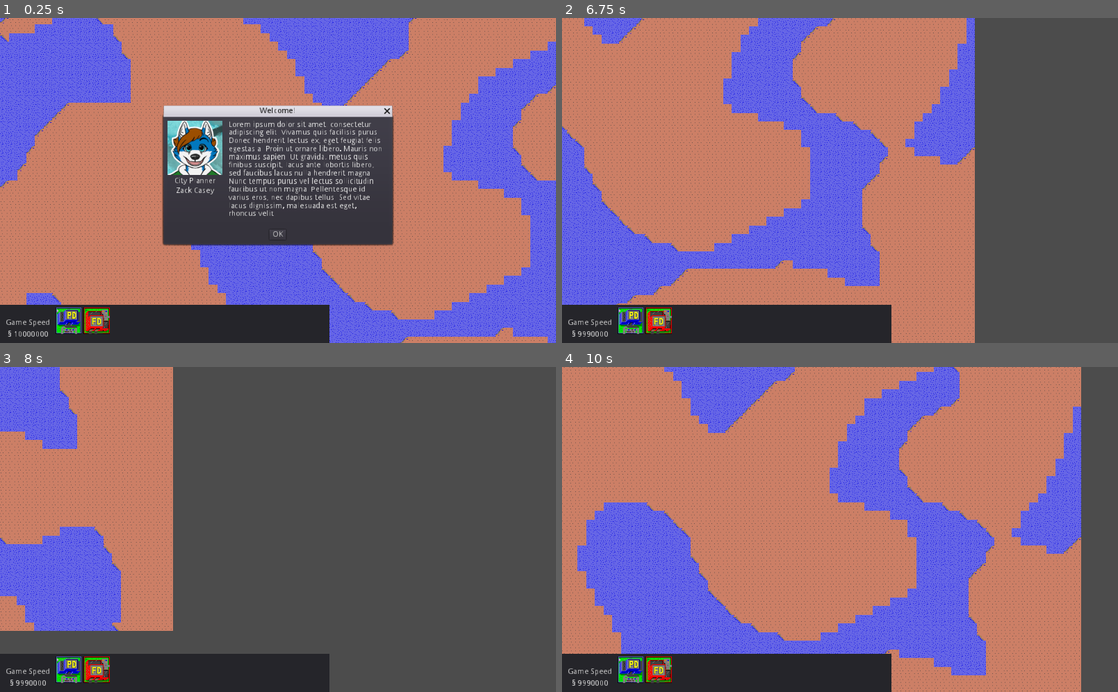
Above: before the commit, frames 1-4 (two rows, left to right).
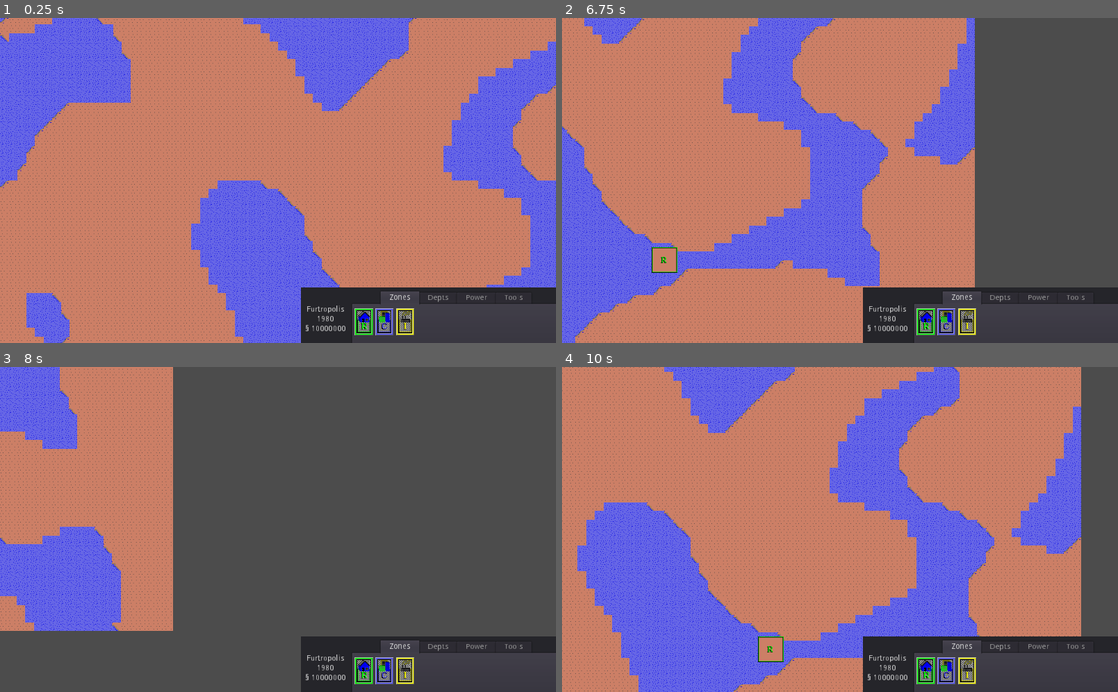
Above: after the commit, the same moments.

Repository: tonytins/citylimits
Game: Godot game, scene res://scenes/game.tscn
Same seed, same stepped clock (60 frames per second), same inputs: the game is played once before the commit and once after it.
Inputs (mouse positions are in pixels of both pictures, inside the frame that each line leads up to):
- Up to frame 1 (0.25 s): no input
- Up to frame 2 (6.75 s): click (923, 326) at 0.52 s; click (945, 326) at 1.27 s; click (589, 323) at 2 s, where only the run before the commit has a clickable "Game Speed"; click (967, 326) at 2.77 s; click (628, 326) at 3.52 s; click (656, 326) at 4.27 s; click (840, 235) at 5 s, where only the run before the commit has a clickable "OK"; tap Enter at 5.75 s; move the mouse to (962, 164) at 5.77 s; hold Right (ui_right) 5.78-6.53 s; hold Ctrl 5.78-6.53 s; click (962, 164) at 5.92 s; move the mouse to (728, 196) at 6.52 s; hold Down (ui_down) from 6.53 s (still down); tap Ctrl at 6.6 s; click (728, 196) at 6.67 s
- Up to frame 3 (8 s): move the mouse to (333, 458) at 7.27 s; release Down (ui_down) at 7.28 s; hold Right (ui_right) from 7.28 s (still down); hold Ctrl from 7.28 s (still down); click (333, 458) at 7.42 s
- Up to frame 4 (10 s): move the mouse to (812, 594) at 8.02 s; release Right (ui_right) at 8.03 s; release Ctrl at 8.03 s; hold Up (ui_up) 8.03-8.78 s; tap Ctrl at 8.1, 9.6 s; click (812, 594) at 8.17 s; move the mouse to (1006, 578) at 8.77 s; hold Ctrl 8.78-9.53 s; hold Left (ui_left) from 8.78 s (still down); click (1006, 578) at 8.92 s; move the mouse to (673, 480) at 9.52 s; click (673, 480) at 9.67 s

The runs differ from the first frame. In frame 1, 32% of the frame differs, in the area x 0-100%, y 26-100%; in frame 2, 11%; in frame 3, 9.6%; in frame 4, 13%.

Commit message:
Menu sprites from Micropolis
- Removed UI from ZC's Dress Up (may return in a later time)
- Power stations
- Simplified UI
- Time now works
- Income and expenses

Diff:
--- a/project.godot
+++ b/project.godot
@@ -27,7 +27,7 @@
 
 [display]
 
-window/size/resizable=false
+window/energy_saving/keep_screen_on=false
 window/stretch/mode="2d"
 window/stretch/aspect="keep"
 
--- a/scenes/Zone.tscn
+++ /dev/null
@@ -1,43 +0,0 @@
-[gd_scene load_steps=5 format=2]
-
-[ext_resource path="res://scripts/Zone.gd" type="Script" id=1]
-[ext_resource path="res://sprites/res_zones.png" type="Texture" id=2]
-
-[sub_resource type="RectangleShape2D" id=1]
-extents = Vector2( 24.1295, 23.9406 )
-
-[sub_resource type="Animation" id=2]
-resource_name = "Animante"
-length = 5.0
-step = 1.0
-tracks/0/type = "value"
-tracks/0/path = NodePath("Sprite:frame")
-tracks/0/interp = 1
-tracks/0/loop_wrap = true
-tracks/0/imported = false
-tracks/0/enabled = true
-tracks/0/keys = {
-"times": PoolRealArray( 0, 1, 2, 3, 4 ),
-"transitions": PoolRealArray( 1, 1, 1, 1, 1 ),
-"update": 1,
-"values": [ 1, 2, 3, 4, 6 ]
-}
-
-[node name="Zone" type="KinematicBody2D"]
-input_pickable = true
-script = ExtResource( 1 )
-
-[node name="Quarters" type="Timer" parent="."]
-wait_time = 10.0
-
-[node name="Sprite" type="Sprite" parent="."]
-texture = ExtResource( 2 )
-vframes = 19
-
-[node name="CollisionShape2D" type="CollisionShape2D" parent="."]
-shape = SubResource( 1 )
-
-[node name="AnimationPlayer" type="AnimationPlayer" parent="."]
-anims/Animante = SubResource( 2 )
-
-[connection signal="timeout" from="Quarters" to="." method="_on_Quarters_timeout"]
--- a/scenes/game.tscn
+++ b/scenes/game.tscn
@@ -1,14 +1,32 @@
-[gd_scene load_steps=7 format=2]
+[gd_scene load_steps=21 format=2]
 
 [ext_resource path="res://scenes/Map.tscn" type="PackedScene" id=1]
 [ext_resource path="res://scenes/Advise.tscn" type="PackedScene" id=2]
 [ext_resource path="res://scripts/city_status.gd" type="Script" id=3]
-[ext_resource path="res://scripts/gameplay.gd" type="Script" id=4]
-[ext_resource path="res://sprites/police.png" type="Texture" id=5]
-[ext_resource path="res://sprites/firestation.png" type="Texture" id=6]
-
-[node name="Game" type="Node"]
-script = ExtResource( 4 )
+[ext_resource path="res://sprites/ui/icpolhi.png" type="Texture" id=4]
+[ext_resource path="res://sprites/ui/iccom.png" type="Texture" id=5]
+[ext_resource path="res://sprites/ui/icfirehi.png" type="Texture" id=6]
+[ext_resource path="res://sprites/ui/icdozrhi.png" type="Texture" id=7]
+[ext_resource path="res://sprites/ui/iccomhi.png" type="Texture" id=8]
+[ext_resource path="res://sprites/ui/icres.png" type="Texture" id=9]
+[ext_resource path="res://sprites/ui/icreshi.png" type="Texture" id=10]
+[ext_resource path="res://sprites/ui/icfire.png" type="Texture" id=11]
+[ext_resource path="res://sprites/ui/icindhi.png" type="Texture" id=12]
+[ext_resource path="res://sprites/ui/icind.png" type="Texture" id=13]
+[ext_resource path="res://sprites/ui/icqryhi.png" type="Texture" id=14]
+[ext_resource path="res://sprites/ui/icqry.png" type="Texture" id=15]
+[ext_resource path="res://sprites/ui/icpol.png" type="Texture" id=16]
+[ext_resource path="res://sprites/ui/icdozr.png" type="Texture" id=17]
+[ext_resource path="res://sprites/ui/iccoalhi.png" type="Texture" id=18]
+[ext_resource path="res://sprites/ui/iccoal.png" type="Texture" id=19]
+[ext_resource path="res://scripts/game.gd" type="Script" id=20]
+
+[node name="Game" type="Node2D"]
+script = ExtResource( 20 )
+
+[node name="Quarters" type="Timer" parent="."]
+wait_time = 15.0
+autostart = true
 
 [node name="Map" parent="." instance=ExtResource( 1 )]
 
@@ -17,6 +35,10 @@
 [node name="GUI" type="Control" parent="Controls"]
 anchor_right = 1.0
 anchor_bottom = 1.0
+margin_left = 0.518677
+margin_top = 2.77234
+margin_right = 0.518677
+margin_bottom = 2.77234
 __meta__ = {
 "_edit_use_anchors_": false
 }
@@ -24,75 +46,203 @@
 [node name="AdvsiorNotice" parent="Controls/GUI" instance=ExtResource( 2 )]
 
 [node name="Status" type="Panel" parent="Controls/GUI"]
-anchor_top = 0.883459
-anchor_right = 0.592773
-anchor_bottom = 1.00179
+anchor_left = 0.540039
+anchor_top = 0.825
+anchor_right = 1.00781
+anchor_bottom = 1.01167
 __meta__ = {
 "_edit_use_anchors_": true
 }
 
-[node name="Toolbar" type="HBoxContainer" parent="Controls/GUI/Status"]
-anchor_left = 0.00823723
-anchor_top = 0.0704225
-anchor_right = 0.98682
-anchor_bottom = 1.0
-__meta__ = {
-"_edit_use_anchors_": true
-}
-
-[node name="Status" type="VBoxContainer" parent="Controls/GUI/Status/Toolbar"]
-margin_right = 93.0
-margin_bottom = 65.0
+[node name="Cotnainer" type="HSplitContainer" parent="Controls/GUI/Status"]
+anchor_right = 1.0
+anchor_bottom = 1.0
+margin_left = 8.0
+margin_top = 4.0
+dragger_visibility = 1
+__meta__ = {
+"_edit_use_anchors_": false
+}
+
+[node name="Status" type="VBoxContainer" parent="Controls/GUI/Status/Cotnainer"]
+margin_right = 66.0
+margin_bottom = 108.0
+alignment = 1
 script = ExtResource( 3 )
 __meta__ = {
-"_edit_use_anchors_": true
-}
-
-[node name="CityNameLbl" type="Label" parent="Controls/GUI/Status/Toolbar/Status"]
-margin_right = 93.0
-margin_bottom = 14.0
+"_edit_use_anchors_": false
+}
+
+[node name="CityNameLbl" type="Label" parent="Controls/GUI/Status/Cotnainer/Status"]
+margin_top = 29.0
+margin_right = 66.0
+margin_bottom = 43.0
 text = "City Name"
 align = 1
 
-[node name="GameSpeed" type="MenuButton" parent="Controls/GUI/Status/Toolbar/Status"]
-margin_top = 18.0
-margin_right = 93.0
-margin_bottom = 38.0
-focus_mode = 2
-text = "Game Speed"
-items = [ "Slow", null, 0, false, false, 0, 0, null, "", false, "Medium", null, 0, false, false, 1, 0, null, "", false, "Fast", null, 0, false, false, 2, 0, null, "", false ]
-
-[node name="Money" type="HBoxContainer" parent="Controls/GUI/Status/Toolbar/Status"]
-margin_top = 42.0
-margin_right = 93.0
-margin_bottom = 56.0
+[node name="YearLbl" type="Label" parent="Controls/GUI/Status/Cotnainer/Status"]
+margin_top = 47.0
+margin_right = 66.0
+margin_bottom = 61.0
+text = "2000"
+align = 1
+
+[node name="Money" type="HBoxContainer" parent="Controls/GUI/Status/Cotnainer/Status"]
+margin_top = 65.0
+margin_right = 66.0
+margin_bottom = 79.0
 alignment = 1
 __meta__ = {
 "_edit_use_anchors_": false
 }
 
-[node name="CurrencyLbl" type="Label" parent="Controls/GUI/Status/Toolbar/Status/Money"]
-margin_left = 36.0
-margin_right = 43.0
+[node name="CurrencyLbl" type="Label" parent="Controls/GUI/Status/Cotnainer/Status/Money"]
+margin_left = 23.0
+margin_right = 30.0
 margin_bottom = 14.0
 text = "§"
 
-[node name="MoneyLbl" type="Label" parent="Controls/GUI/Status/Toolbar/Status/Money"]
-margin_left = 47.0
-margin_right = 56.0
+[node name="MoneyLbl" type="Label" parent="Controls/GUI/Status/Cotnainer/Status/Money"]
+margin_left = 34.0
+margin_right = 42.0
 margin_bottom = 14.0
-text = "#"
-
-[node name="PoliceBtn" type="TextureButton" parent="Controls/GUI/Status/Toolbar"]
-margin_left = 97.0
-margin_right = 145.0
-margin_bottom = 65.0
+text = "0"
+
+[node name="Toolbar" type="Panel" parent="Controls/GUI/Status/Cotnainer"]
+margin_left = 78.0
+margin_right = 471.0
+margin_bottom = 108.0
+__meta__ = {
+"_edit_use_anchors_": false
+}
+
+[node name="Tabs" type="TabContainer" parent="Controls/GUI/Status/Cotnainer/Toolbar"]
+anchor_left = 0.00118311
+anchor_top = 0.0191102
+anchor_right = 1.00118
+anchor_bottom = 1.01911
+margin_top = -4.76837e-07
+__meta__ = {
+"_edit_use_anchors_": true
+}
+
+[node name="Zones" type="Tabs" parent="Controls/GUI/Status/Cotnainer/Toolbar/Tabs"]
+anchor_right = 1.0
+anchor_bottom = 1.0
+margin_left = 4.0
+margin_top = 32.0
+margin_right = -4.0
+margin_bottom = -4.0
+
+[node name="ZoneCtr" type="HBoxContainer" parent="Controls/GUI/Status/Cotnainer/Toolbar/Tabs/Zones"]
+anchor_right = 1.0
+anchor_bottom = 1.0
+__meta__ = {
+"_edit_use_anchors_": false
+}
+
+[node name="ResBtn" type="TextureButton" parent="Controls/GUI/Status/Cotnainer/Toolbar/Tabs/Zones/ZoneCtr"]
+margin_right = 34.0
+margin_bottom = 71.0
+texture_normal = ExtResource( 9 )
+texture_pressed = ExtResource( 10 )
+
+[node name="ComBtn" type="TextureButton" parent="Controls/GUI/Status/Cotnainer/Toolbar/Tabs/Zones/ZoneCtr"]
+margin_left = 38.0
+margin_right = 72.0
+margin_bottom = 71.0
 texture_normal = ExtResource( 5 )
-
-[node name="FireBtn" type="TextureButton" parent="Controls/GUI/Status/Toolbar"]
-margin_left = 149.0
-margin_right = 197.0
-margin_bottom = 65.0
+texture_pressed = ExtResource( 8 )
+
+[node name="IndBtn" type="TextureButton" parent="Controls/GUI/Status/Cotnainer/Toolbar/Tabs/Zones/ZoneCtr"]
+margin_left = 76.0
+margin_right = 110.0
+margin_bottom = 71.0
+texture_normal = ExtResource( 13 )
+texture_pressed = ExtResource( 12 )
+
+[node name="Depts" type="Tabs" parent="Controls/GUI/Status/Cotnainer/Toolbar/Tabs"]
+visible = false
+anchor_right = 1.0
+anchor_bottom = 1.0
+margin_left = 4.0
+margin_top = 32.0
+margin_right = -4.0
+margin_bottom = -4.0
+
+[node name="DepCtr" type="HBoxContainer" parent="Controls/GUI/Status/Cotnainer/Toolbar/Tabs/Depts"]
+anchor_left = -0.00119347
+anchor_right = 0.998807
+anchor_bottom = 1.0
+__meta__ = {
+"_edit_use_anchors_": false
+}
+
+[node name="PoliceBtn" type="TextureButton" parent="Controls/GUI/Status/Cotnainer/Toolbar/Tabs/Depts/DepCtr"]
+margin_right = 34.0
+margin_bottom = 75.0
+texture_normal = ExtResource( 4 )
+texture_pressed = ExtResource( 16 )
+
+[node name="FireBtn" type="TextureButton" parent="Controls/GUI/Status/Cotnainer/Toolbar/Tabs/Depts/DepCtr"]
+margin_left = 38.0
+margin_right = 72.0
+margin_bottom = 75.0
 texture_normal = ExtResource( 6 )
-
-[connection signal="pressed" from="Controls/GUI/Status/Toolbar/PoliceBtn" to="Map" method="_on_PoliceBtn_pressed"]
+texture_pressed = ExtResource( 11 )
+
+[node name="Power" type="Tabs" parent="Controls/GUI/Status/Cotnainer/Toolbar/Tabs"]
+visible = false
+anchor_right = 1.0
+anchor_bottom = 1.0
+margin_left = 4.0
+margin_top = 32.0
+margin_right = -4.0
+margin_bottom = -4.0
+
+[node name="PowerCtr" type="HBoxContainer" parent="Controls/GUI/Status/Cotnainer/Toolbar/Tabs/Power"]
+margin_right = 40.0
+margin_bottom = 40.0
+
+[node name="CoalBtn" type="TextureButton" parent="Controls/GUI/Status/Cotnainer/Toolbar/Tabs/Power/PowerCtr"]
+margin_left = 75.7088
+margin_right = 117.709
+margin_bottom = 75.0
+texture_normal = ExtResource( 19 )
+texture_pressed = ExtResource( 18 )
+
+[node name="Tools" type="Tabs" parent="Controls/GUI/Status/Cotnainer/Toolbar/Tabs"]
+visible = false
+anchor_right = 1.0
+anchor_bottom = 1.0
+margin_left = 4.0
+margin_top = 32.0
+margin_right = -4.0
+margin_bottom = -4.0
+
+[node name="ToolsCtr" type="HBoxContainer" parent="Controls/GUI/Status/Cotnainer/Toolbar/Tabs/Tools"]
+anchor_right = 5.875
+anchor_bottom = 2.45833
+__meta__ = {
+"_edit_use_anchors_": true
+}
+
+[node name="InfoBtn" type="TextureButton" parent="Controls/GUI/Status/Cotnainer/Toolbar/Tabs/Tools/ToolsCtr"]
+margin_right = 34.0
+margin_bottom = 59.0
+texture_normal = ExtResource( 15 )
+texture_pressed = ExtResource( 14 )
+
+[node name="BulldozeBtn" type="TextureButton" parent="Controls/GUI/Status/Cotnainer/Toolbar/Tabs/Tools/ToolsCtr"]
+margin_left = 38.0
+margin_right = 72.0
+margin_bottom = 59.0
+texture_normal = ExtResource( 17 )
+texture_pressed = ExtResource( 7 )
+__meta__ = {
+"_edit_use_anchors_": false
+}
+
+[connection signal="timeout" from="Quarters" to="." method="_on_Quarters_timeout"]
+[connection signal="pressed" from="Controls/GUI/Status/Cotnainer/Toolbar/Tabs/Zones/ZoneCtr/ResBtn" to="Map" method="_on_ResBtn_pressed"]
+[connection signal="pressed" from="Controls/GUI/Status/Cotnainer/Toolbar/Tabs/Power/PowerCtr/CoalBtn" to="Map" method="_on_CoalBtn_pressed"]
--- /dev/null
+++ b/scenes/zones/Coal.tscn
@@ -0,0 +1,47 @@
+[gd_scene load_steps=5 format=2]
+
+[ext_resource path="res://scripts/zone.gd" type="Script" id=1]
+[ext_resource path="res://sprites/coal.png" type="Texture" id=2]
+
+[sub_resource type="RectangleShape2D" id=1]
+extents = Vector2( 24.1295, 23.9406 )
+
+[sub_resource type="Animation" id=2]
+resource_name = "Animante"
+length = 5.0
+loop = true
+step = 1.0
+tracks/0/type = "value"
+tracks/0/path = NodePath("Sprite:frame")
+tracks/0/interp = 1
+tracks/0/loop_wrap = true
+tracks/0/imported = false
+tracks/0/enabled = true
+tracks/0/keys = {
+"times": PoolRealArray( 0, 1, 2, 3, 4 ),
+"transitions": PoolRealArray( 1, 1, 1, 1, 1 ),
+"update": 1,
+"values": [ 1, 2, 3, 4, 6 ]
+}
+
+[node name="Power" type="KinematicBody2D"]
+input_pickable = true
+script = ExtResource( 1 )
+cost = 5000
+expense = 250
+power_station = 0
+
+[node name="Quarters" type="Timer" parent="."]
+wait_time = 10.0
+
+[node name="Sprite" type="Sprite" parent="."]
+texture = ExtResource( 2 )
+
+[node name="CollisionShape2D" type="CollisionShape2D" parent="."]
+shape = SubResource( 1 )
+
+[node name="AnimationPlayer" type="AnimationPlayer" parent="."]
+playback_speed = 5.0
+anims/Animante = SubResource( 2 )
+
+[connection signal="timeout" from="Quarters" to="." method="_on_Quarters_timeout"]
--- /dev/null
+++ b/scenes/zones/Zone.tscn
@@ -0,0 +1,45 @@
+[gd_scene load_steps=5 format=2]
+
+[ext_resource path="res://scripts/zone.gd" type="Script" id=1]
+[ext_resource path="res://sprites/res_zones.png" type="Texture" id=2]
+
+[sub_resource type="RectangleShape2D" id=1]
+extents = Vector2( 24.1295, 23.9406 )
+
+[sub_resource type="Animation" id=2]
+resource_name = "Animante"
+length = 5.0
+step = 1.0
+tracks/0/type = "value"
+tracks/0/path = NodePath("Sprite:frame")
+tracks/0/interp = 1
+tracks/0/loop_wrap = true
+tracks/0/imported = false
+tracks/0/enabled = true
+tracks/0/keys = {
+"times": PoolRealArray( 0, 1, 2, 3, 4 ),
+"transitions": PoolRealArray( 1, 1, 1, 1, 1 ),
+"update": 1,
+"values": [ 1, 2, 3, 4, 6 ]
+}
+
+[node name="Zone" type="KinematicBody2D"]
+input_pickable = true
+script = ExtResource( 1 )
+cost = 0
+income = 500
+
+[node name="Quarters" type="Timer" parent="."]
+wait_time = 10.0
+
+[node name="Sprite" type="Sprite" parent="."]
+texture = ExtResource( 2 )
+vframes = 19
+
+[node name="CollisionShape2D" type="CollisionShape2D" parent="."]
+shape = SubResource( 1 )
+
+[node name="AnimationPlayer" type="AnimationPlayer" parent="."]
+anims/Animante = SubResource( 2 )
+
+[connection signal="timeout" from="Quarters" to="." method="_on_Quarters_timeout"]
--- a/scripts/Zone.gd
+++ b/scripts/Zone.gd
@@ -1,24 +1,24 @@
 extends KinematicBody2D
 
 signal grabbed
-signal power
 
 export var cost: int = 10000
 export var income: int
 export var expense: int
+enum IsPowerStation {TRUE, FALSE}
+export(IsPowerStation) var power_station = IsPowerStation.FALSE
 
 onready var zone = $Sprite
 onready var quarters = $Quarters
-onready var player = $AnimationPlayer
+onready var animator = $AnimationPlayer
 
 var can_grab = false
-var is_powered = false
 var grabbed_offset = Vector2()
 
 func _ready():
-	SimEvents.connect("pay_expense", self, "_get_expense")
+	SimEvents.connect("budget", self, "_get_budget")
+	SimEvents.connect("has_power", self, "_power_zone")
 	connect("grabbed", self, "_grab_zone")
-	connect("power", self, "_power_zone")
 
 func _input(event):
 	if event is InputEventMouseButton and can_grab:
@@ -30,34 +30,35 @@
 		if SimData.budget >= cost:
 			SimData.budget -= cost
 
+		if power_station == IsPowerStation.TRUE:
+			SimEvents.emit_signal("has_power")
+
 func _process(delta):
 	if can_grab:
 		position = get_global_mouse_position() + grabbed_offset
 
-	if not is_powered:
+	if SimData.has_power and can_grab == false:
+		quarters.start()
+		_animante_sprite()
+	else:
 		quarters.stop()
+		_animante_sprite(false)
+
+func _animante_sprite(animante: bool = true):
+	if zone.hframes > 1 or zone.vframes > 1 and animante:
+			animator.play("Animante")
 	else:
-		quarters.start()
+			animator.stop()
 
 func _grab_zone():
 	can_grab = true
 
 func _power_zone():
-	quarters.start()
-	player.play("Animante")
+	SimData.has_power = true
 
-func _on_Quarters_timeout():
-	if SimData.prev_quarter == 4:
-		if SimData.budget >= expense:
-			SimData.budget -= expense
+func _get_budget():
+	if SimData.budget >= expense:
+		SimData.budget -= expense
 
-		if SimData.budget >= income:
-			SimData.budget += income
-
-		SimData.year += 1
-		SimData.emit_signal("one_time_zone")
-		SimData.emit_signal("pay_expense")
-
-		SimData.prev_quarter = SimData.quarter
-
-	quarters.start()
+	if SimData.budget >= income:
+		SimData.budget += income
--- a/scripts/autoload/sim_data.gd
+++ b/scripts/autoload/sim_data.gd
@@ -1,14 +1,17 @@
 extends Node
 
-var city_name: String
-var year: int = 1
+# Hard-coded for now
+var city_name: String = "Furtropolis"
+var year: int = 1980
 var prev_quarter: int
 var quarter: int = 1
 var population: int = 0
 var news_ticker: String
-
 var budget: int = 10000000
 var prev_budget: int
+
+var power_grid: int
+var has_power: bool
 
 var res_tax: int
 var comm_tax: int
--- a/scripts/autoload/sim_events.gd
+++ b/scripts/autoload/sim_events.gd
@@ -1,5 +1,5 @@
 extends Node
 
-signal one_time_income
-signal pay_expense
+signal has_power
+signal budget
 signal game_speed
--- a/scripts/city_status.gd
+++ b/scripts/city_status.gd
@@ -2,9 +2,11 @@
 
 onready var city_name = $CityNameLbl
 onready var money = $Money/MoneyLbl
+onready var year = $YearLbl
 
 func _ready():
 	city_name.text = SimData.city_name
 
 func _process(delta):
 	money.text = str(SimData.budget)
+	year.text = str(SimData.year)
--- /dev/null
+++ b/scripts/game.gd
@@ -0,0 +1,10 @@
+extends Node2D
+
+onready var quarters = $Quarters
+
+func _on_Quarters_timeout():
+	SimData.year += 1
+	SimData.prev_quarter = SimData.quarter
+
+	SimEvents.emit_signal("budget")
+	quarters.start()
--- a/scripts/gameplay.gd
+++ /dev/null
@@ -1,8 +0,0 @@
-extends Node
-
-onready var gui = $Controls/GUI
-onready var advisor = $Controls/GUI/AdvsiorNotice
-
-# Called when the node enters the scene tree for the first time.
-func _ready():
-	advisor.show()
--- a/scripts/map_generator.gd
+++ b/scripts/map_generator.gd
@@ -35,17 +35,15 @@
 
 	water.update_bitmask_region(Vector2(0.0, 0.0), Vector2(map_size.x, map_size.y))
 
-func fake_click(flags=0):
-	var ev = InputEvent
-	ev.type = InputEvent.MOUSE_BUTTON
-	ev.button_index=BUTTON_LEFT
-	ev.pressed = true
-	ev.global_pos = get_global_mouse_position()
-	ev.meta = flags
-	get_tree().input_event(ev)
 
-func _on_PoliceBtn_pressed():
-	var police = preload("res://scenes/Zone.tscn")
-	var instance = police.instance()
+func _on_ResBtn_pressed():
+	var new_zone = preload("res://scenes/zones/Zone.tscn")
+	var instance = new_zone.instance()
 	add_child(instance)
 	instance.emit_signal("grabbed")
+
+func _on_CoalBtn_pressed():
+	var new_zone = preload("res://scenes/zones/Coal.tscn")
+	var instance = new_zone.instance()
+	add_child(instance)
+	instance.emit_signal("grabbed")
--- a/scripts/start_game.gd
+++ b/scripts/start_game.gd
@@ -6,6 +6,4 @@
 func _on_CreateBtn_pressed():
 	SimData.city_name = city_name
 
-
-
 	get_tree().change_scene("res://scenes/Game.tscn")
--- /dev/null
+++ b/scripts/toolbar.gd
@@ -0,0 +1 @@
+extends Panel
Binary file added: sprites/ind.png
Not shown, added: sprites/ind.png.import
Binary file changed: sprites/nuclear.png
Binary file changed: sprites/police.png
Binary file added: sprites/res.png
Not shown, added: sprites/res.png.import
Binary file changed: sprites/seaport.png
Binary file changed: sprites/stadium.png
Binary file added: sprites/ui/airport.png
Not shown, added: sprites/ui/airport.png.import
Binary file removed: sprites/ui/blue_boxCheckmark.png
Not shown, removed: sprites/ui/blue_boxCheckmark.png.import
(and 380 more such lines)
